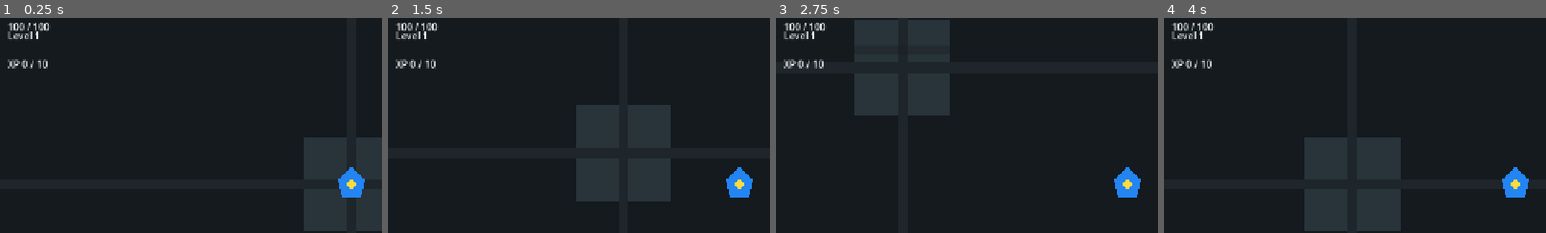
Above: before the commit, frames 1-4 (left to right).
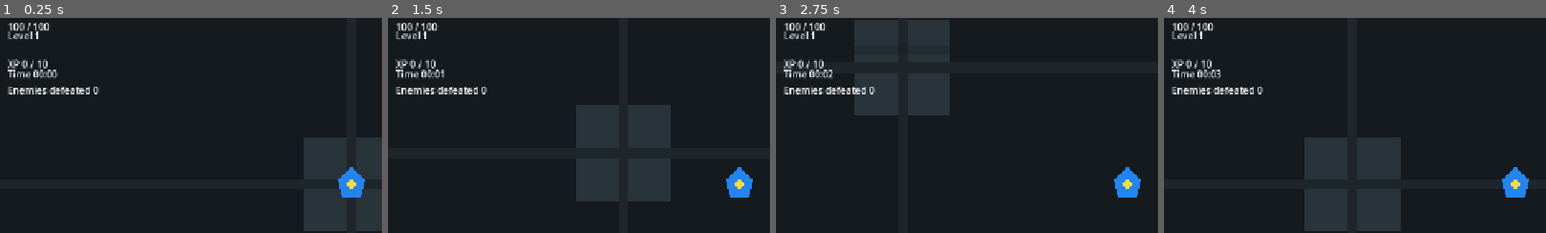
Above: after the commit, the same moments.

Repository: StanisRyz/SuperHeroes
Game: Godot game, scene res://scenes/main/Main.tscn
Same seed, same stepped clock (60 frames per second), same inputs: the game is played once before the commit and once after it.
Inputs:
- Up to frame 1 (0.25 s): no input
- Up to frame 2 (1.5 s): tap Enter at 0.5 s; hold D (move_right) 0.53-1.28 s; hold S (move_down) from 1.28 s (still down)
- Up to frame 3 (2.75 s): release S (move_down) at 2.03 s; hold D (move_right) from 2.03 s (still down)
- Up to frame 4 (4 s): release D (move_right) at 2.78 s; hold W (move_up) 2.78-3.53 s; hold Left (move_left) from 3.53 s (still down)
The pictures show only the part of the screen within x 4-54%, y 11-61%; the shares and areas given below are measured in that part.

The runs differ from the first frame. In frame 1, 1.0% of the frame differs, in the area x 2-26%, y 24-36%; in frame 2, 0.9%; in frame 3, 0.9%; in frame 4, 1.0%.

Commit message:
Add run state and game over flow.
Adds RunManager, run timer, kill counter, player death handling, GameOverScreen, and restart flow for the current run. Wires enemy kills into run stats and updates the HUD, README.md, and Agents.md while keeping the patch focused on run lifecycle without adding saves, meta-progression, Yandex SDK, monetization, active abilities, or mobile controls.

Diff:
--- a/scenes/enemies/EnemySpawner.gd
+++ b/scenes/enemies/EnemySpawner.gd
@@ -13,6 +13,7 @@
 var playable_rect: Rect2
 var enemy_container: Node
 var pickup_container: Node
+var run_manager: Node
 
 @onready var spawn_timer: Timer = $SpawnTimer
 
@@ -22,11 +23,12 @@
 	spawn_timer.one_shot = false
 
 
-func setup(new_player: Node2D, new_playable_rect: Rect2, new_enemy_container: Node, new_pickup_container: Node = null) -> void:
+func setup(new_player: Node2D, new_playable_rect: Rect2, new_enemy_container: Node, new_pickup_container: Node = null, new_run_manager: Node = null) -> void:
 	player = new_player
 	playable_rect = new_playable_rect
 	enemy_container = new_enemy_container
 	pickup_container = new_pickup_container
+	run_manager = new_run_manager
 
 	spawn_timer.wait_time = spawn_interval
 	if _can_spawn():
@@ -65,6 +67,9 @@
 
 
 func _on_enemy_died(enemy: Node) -> void:
+	if run_manager != null and run_manager.has_method("register_enemy_kill"):
+		run_manager.register_enemy_kill()
+
 	if experience_gem_scene == null or not is_instance_valid(pickup_container):
 		return
 
@@ -84,6 +89,9 @@
 
 
 func _can_spawn() -> bool:
+	if run_manager != null and run_manager.get("is_run_active") == false:
+		return false
+
 	return enemy_scene != null and is_instance_valid(player) and is_instance_valid(enemy_container)
 
 
--- a/scenes/game/Arena.gd
+++ b/scenes/game/Arena.gd
@@ -7,9 +7,11 @@
 @onready var projectile_container: Node = get_node_or_null("ProjectileContainer")
 @onready var pickup_container: Node = get_node_or_null("PickupContainer")
 @onready var enemy_spawner: Node = get_node_or_null("EnemySpawner")
+@onready var run_manager: Node = get_node_or_null("RunManager")
 @onready var hud: Node = get_node_or_null("GameHUD")
 @onready var upgrade_manager: Node = get_node_or_null("UpgradeManager")
 @onready var level_up_screen: Node = get_node_or_null("LevelUpScreen")
+@onready var game_over_screen: Node = get_node_or_null("GameOverScreen")
 
 func _ready() -> void:
 	var playable_rect := get_playable_rect()
@@ -31,12 +33,13 @@
 	if hud == null:
 		push_warning("Arena could not find GameHUD node.")
 	elif hud.has_method("setup"):
-		hud.setup(player)
+		hud.setup(player, run_manager)
 	else:
-		push_warning("GameHUD does not implement setup(player).")
+		push_warning("GameHUD does not implement setup(player, run_manager).")
 
 	var auto_attack := player.get_node_or_null("AutoAttack")
 	_setup_level_up_flow(auto_attack)
+	_setup_run_lifecycle()
 
 	if projectile_container == null:
 		push_warning("Arena could not find ProjectileContainer node.")
@@ -54,9 +57,9 @@
 	elif enemy_spawner == null:
 		push_warning("Arena could not find EnemySpawner node.")
 	elif enemy_spawner.has_method("setup"):
-		enemy_spawner.setup(player, playable_rect, enemy_container, pickup_container)
+		enemy_spawner.setup(player, playable_rect, enemy_container, pickup_container, run_manager)
 	else:
-		push_warning("EnemySpawner does not implement setup(player, playable_rect, enemy_container, pickup_container).")
+		push_warning("EnemySpawner does not implement setup(player, playable_rect, enemy_container, pickup_container, run_manager).")
 
 
 func get_playable_rect() -> Rect2:
@@ -81,6 +84,9 @@
 
 
 func _on_player_level_up_available(_level: int) -> void:
+	if _is_player_dead() or _is_game_over_visible():
+		return
+
 	if upgrade_manager == null or level_up_screen == null:
 		push_warning("Level-up flow is missing UpgradeManager or LevelUpScreen.")
 		return
@@ -94,9 +100,57 @@
 
 
 func _on_upgrade_selected(upgrade_id: String) -> void:
+	if _is_player_dead() or _is_game_over_visible():
+		return
+
 	if upgrade_manager != null and upgrade_manager.has_method("apply_upgrade"):
 		upgrade_manager.apply_upgrade(upgrade_id)
 	else:
 		push_warning("UpgradeManager cannot apply selected upgrade.")
 
 	get_tree().paused = false
+
+
+func _setup_run_lifecycle() -> void:
+	if player.has_signal("died") and not player.died.is_connected(_on_player_died):
+		player.died.connect(_on_player_died)
+
+	if run_manager == null:
+		push_warning("Arena could not find RunManager node.")
+
+	if game_over_screen == null:
+		push_warning("Arena could not find GameOverScreen node.")
+	elif game_over_screen.has_signal("restart_requested") and not game_over_screen.restart_requested.is_connected(_on_restart_requested):
+		game_over_screen.restart_requested.connect(_on_restart_requested)
+
+
+func _on_player_died() -> void:
+	var stats := {}
+	if run_manager != null and run_manager.has_method("end_run"):
+		run_manager.end_run()
+	if run_manager != null and run_manager.has_method("get_stats"):
+		stats = run_manager.get_stats()
+
+	stats["level"] = int(player.get("level")) if player.get("level") != null else 1
+
+	if level_up_screen != null:
+		level_up_screen.hide()
+
+	get_tree().paused = true
+	if game_over_screen != null and game_over_screen.has_method("show_stats"):
+		game_over_screen.show_stats(stats)
+	else:
+		push_warning("GameOverScreen does not implement show_stats(stats).")
+
+
+func _on_restart_requested() -> void:
+	get_tree().paused = false
+	get_tree().reload_current_scene()
+
+
+func _is_player_dead() -> bool:
+	return player != null and player.has_method("is_dead") and player.is_dead()
+
+
+func _is_game_over_visible() -> bool:
+	return game_over_screen != null and game_over_screen.visible
--- a/scenes/game/Arena.tscn
+++ b/scenes/game/Arena.tscn
@@ -6,6 +6,8 @@
 [ext_resource type="PackedScene" path="res://scenes/ui/GameHUD.tscn" id="3_game_hud"]
 [ext_resource type="PackedScene" path="res://scenes/upgrades/UpgradeManager.tscn" id="4_upgrade_manager"]
 [ext_resource type="PackedScene" path="res://scenes/ui/LevelUpScreen.tscn" id="5_level_up_screen"]
+[ext_resource type="PackedScene" path="res://scenes/game/RunManager.tscn" id="6_run_manager"]
+[ext_resource type="PackedScene" path="res://scenes/ui/GameOverScreen.tscn" id="7_game_over_screen"]
 
 [node name="Arena" type="Node2D"]
 script = ExtResource("1_arena_script")
@@ -36,8 +38,12 @@
 
 [node name="EnemySpawner" parent="." instance=ExtResource("2_enemy_spawner")]
 
+[node name="RunManager" parent="." instance=ExtResource("6_run_manager")]
+
 [node name="GameHUD" parent="." instance=ExtResource("3_game_hud")]
 
 [node name="UpgradeManager" parent="." instance=ExtResource("4_upgrade_manager")]
 
 [node name="LevelUpScreen" parent="." instance=ExtResource("5_level_up_screen")]
+
+[node name="GameOverScreen" parent="." instance=ExtResource("7_game_over_screen")]
--- /dev/null
+++ b/scenes/game/RunManager.gd
@@ -0,0 +1,51 @@
+extends Node
+
+signal run_time_changed(seconds: float)
+signal kill_count_changed(kills: int)
+signal run_ended(stats: Dictionary)
+
+var run_time: float = 0.0
+var kill_count: int = 0
+var is_run_active: bool = true
+
+var _time_emit_accumulator := 0.0
+
+func _ready() -> void:
+	process_mode = Node.PROCESS_MODE_PAUSABLE
+	run_time_changed.emit(run_time)
+	kill_count_changed.emit(kill_count)
+
+
+func _process(delta: float) -> void:
+	if not is_run_active:
+		return
+
+	run_time += delta
+	_time_emit_accumulator += delta
+	if _time_emit_accumulator >= 0.25:
+		_time_emit_accumulator = 0.0
+		run_time_changed.emit(run_time)
+
+
+func register_enemy_kill() -> void:
+	if not is_run_active:
+		return
+
+	kill_count += 1
+	kill_count_changed.emit(kill_count)
+
+
+func end_run() -> void:
+	if not is_run_active:
+		return
+
+	is_run_active = false
+	run_time_changed.emit(run_time)
+	run_ended.emit(get_stats())
+
+
+func get_stats() -> Dictionary:
+	return {
+		"run_time": run_time,
+		"kill_count": kill_count,
+	}
--- /dev/null
+++ b/scenes/game/RunManager.tscn
@@ -0,0 +1,6 @@
+[gd_scene load_steps=2 format=3 uid="uid://run_manager_scene_superheroes"]
+
+[ext_resource type="Script" path="res://scenes/game/RunManager.gd" id="1_run_manager_script"]
+
+[node name="RunManager" type="Node"]
+script = ExtResource("1_run_manager_script")
--- a/scenes/player/Player.gd
+++ b/scenes/player/Player.gd
@@ -26,6 +26,10 @@
 
 
 func _physics_process(_delta: float) -> void:
+	if is_dead():
+		velocity = Vector2.ZERO
+		return
+
 	var direction := Input.get_vector("move_left", "move_right", "move_up", "move_down")
 	velocity = direction * speed
 	move_and_slide()
--- a/scenes/player/PlayerAutoAttack.gd
+++ b/scenes/player/PlayerAutoAttack.gd
@@ -35,6 +35,8 @@
 		return
 
 	if owner_body == null:
+		return
+	if owner_body.has_method("is_dead") and owner_body.is_dead():
 		return
 
 	var enemy := _find_nearest_enemy()
--- a/scenes/ui/GameHUD.gd
+++ b/scenes/ui/GameHUD.gd
@@ -7,8 +7,10 @@
 @onready var experience_bar: ProgressBar = get_node_or_null("Root/ExperiencePanel/ExperienceBar")
 @onready var experience_title: Label = get_node_or_null("Root/ExperiencePanel/ExperienceTitle")
 @onready var experience_label: Label = get_node_or_null("Root/ExperiencePanel/ExperienceLabel")
+@onready var run_time_label: Label = get_node_or_null("Root/RunPanel/RunTimeLabel")
+@onready var kill_count_label: Label = get_node_or_null("Root/RunPanel/KillCountLabel")
 
-func setup(new_player: Node) -> void:
+func setup(new_player: Node, run_manager: Node = null) -> void:
 	player = new_player
 
 	if player == null:
@@ -37,6 +39,8 @@
 	if player.has_signal("experience_changed") and not player.experience_changed.is_connected(_update_player_experience):
 		player.experience_changed.connect(_update_player_experience)
 
+	_setup_run_manager(run_manager)
+
 
 func _update_player_health(current_health: int, max_health: int) -> void:
 	if health_bar != null:
@@ -57,3 +61,37 @@
 
 	if experience_label != null:
 		experience_label.text = "XP %d / %d" % [current_xp, xp_to_next_level]
+
+
+func _setup_run_manager(run_manager: Node) -> void:
+	if run_manager == null:
+		_update_run_time(0.0)
+		_update_kill_count(0)
+		return
+
+	var run_time = run_manager.get("run_time")
+	var kill_count = run_manager.get("kill_count")
+	_update_run_time(float(run_time) if run_time != null else 0.0)
+	_update_kill_count(int(kill_count) if kill_count != null else 0)
+
+	if run_manager.has_signal("run_time_changed") and not run_manager.run_time_changed.is_connected(_update_run_time):
+		run_manager.run_time_changed.connect(_update_run_time)
+	if run_manager.has_signal("kill_count_changed") and not run_manager.kill_count_changed.is_connected(_update_kill_count):
+		run_manager.kill_count_changed.connect(_update_kill_count)
+
+
+func _update_run_time(seconds: float) -> void:
+	if run_time_label != null:
+		run_time_label.text = "Time %s" % _format_time(seconds)
+
+
+func _update_kill_count(kills: int) -> void:
+	if kill_count_label != null:
+		kill_count_label.text = "Enemies defeated %d" % kills
+
+
+func _format_time(seconds: float) -> String:
+	var total_seconds := int(floor(seconds))
+	var minutes := total_seconds / 60
+	var remaining_seconds := total_seconds % 60
+	return "%02d:%02d" % [minutes, remaining_seconds]
--- a/scenes/ui/GameHUD.tscn
+++ b/scenes/ui/GameHUD.tscn
@@ -52,3 +52,18 @@
 [node name="ExperienceLabel" type="Label" parent="Root/ExperiencePanel"]
 layout_mode = 2
 text = "XP 0 / 10"
+
+[node name="RunPanel" type="VBoxContainer" parent="Root"]
+layout_mode = 0
+offset_left = 64.0
+offset_top = 164.0
+offset_right = 344.0
+offset_bottom = 218.0
+
+[node name="RunTimeLabel" type="Label" parent="Root/RunPanel"]
+layout_mode = 2
+text = "Time 00:00"
+
+[node name="KillCountLabel" type="Label" parent="Root/RunPanel"]
+layout_mode = 2
+text = "Enemies defeated 0"
--- /dev/null
+++ b/scenes/ui/GameOverScreen.gd
@@ -0,0 +1,45 @@
+extends CanvasLayer
+
+signal restart_requested
+
+@onready var time_label: Label = get_node_or_null("Root/Panel/VBoxContainer/TimeLabel")
+@onready var kills_label: Label = get_node_or_null("Root/Panel/VBoxContainer/KillsLabel")
+@onready var level_label: Label = get_node_or_null("Root/Panel/VBoxContainer/LevelLabel")
+@onready var restart_button: Button = get_node_or_null("Root/Panel/VBoxContainer/RestartButton")
+
+func _ready() -> void:
+	process_mode = Node.PROCESS_MODE_WHEN_PAUSED
+	hide()
+
+	if restart_button == null:
+		push_warning("GameOverScreen could not find RestartButton.")
+	elif not restart_button.pressed.is_connected(_on_restart_button_pressed):
+		restart_button.pressed.connect(_on_restart_button_pressed)
+
+
+func show_stats(stats: Dictionary) -> void:
+	var run_time := float(stats.get("run_time", 0.0))
+	var kill_count := int(stats.get("kill_count", 0))
+	var level := int(stats.get("level", 1))
+
+	if time_label != null:
+		time_label.text = "Time: %s" % _format_time(run_time)
+	if kills_label != null:
+		kills_label.text = "Enemies defeated: %d" % kill_count
+	if level_label != null:
+		level_label.text = "Level reached: %d" % level
+
+	show()
+	if restart_button != null:
+		restart_button.grab_focus()
+
+
+func _format_time(seconds: float) -> String:
+	var total_seconds := int(floor(seconds))
+	var minutes := total_seconds / 60
+	var remaining_seconds := total_seconds % 60
+	return "%02d:%02d" % [minutes, remaining_seconds]
+
+
+func _on_restart_button_pressed() -> void:
+	restart_requested.emit()
--- /dev/null
+++ b/scenes/ui/GameOverScreen.tscn
@@ -0,0 +1,67 @@
+[gd_scene load_steps=2 format=3 uid="uid://game_over_screen_scene_superheroes"]
+
+[ext_resource type="Script" path="res://scenes/ui/GameOverScreen.gd" id="1_game_over_screen_script"]
+
+[node name="GameOverScreen" type="CanvasLayer"]
+process_mode = 3
+visible = false
+script = ExtResource("1_game_over_screen_script")
+
+[node name="Root" type="Control" parent="."]
+layout_mode = 3
+anchors_preset = 15
+anchor_right = 1.0
+anchor_bottom = 1.0
+grow_horizontal = 2
+grow_vertical = 2
+
+[node name="Overlay" type="ColorRect" parent="Root"]
+layout_mode = 1
+anchors_preset = 15
+anchor_right = 1.0
+anchor_bottom = 1.0
+grow_horizontal = 2
+grow_vertical = 2
+color = Color(0, 0, 0, 0.68)
+
+[node name="Panel" type="PanelContainer" parent="Root"]
+layout_mode = 1
+anchors_preset = 8
+anchor_left = 0.5
+anchor_top = 0.5
+anchor_right = 0.5
+anchor_bottom = 0.5
+offset_left = -260.0
+offset_top = -150.0
+offset_right = 260.0
+offset_bottom = 150.0
+grow_horizontal = 2
+grow_vertical = 2
+
+[node name="VBoxContainer" type="VBoxContainer" parent="Root/Panel"]
+layout_mode = 2
+
+[node name="Title" type="Label" parent="Root/Panel/VBoxContainer"]
+layout_mode = 2
+text = "RUN OVER"
+horizontal_alignment = 1
+
+[node name="TimeLabel" type="Label" parent="Root/Panel/VBoxContainer"]
+layout_mode = 2
+text = "Time: 00:00"
+horizontal_alignment = 1
+
+[node name="KillsLabel" type="Label" parent="Root/Panel/VBoxContainer"]
+layout_mode = 2
+text = "Enemies defeated: 0"
+horizontal_alignment = 1
+
+[node name="LevelLabel" type="Label" parent="Root/Panel/VBoxContainer"]
+layout_mode = 2
+text = "Level reached: 1"
+horizontal_alignment = 1
+
+[node name="RestartButton" type="Button" parent="Root/Panel/VBoxContainer"]
+custom_minimum_size = Vector2(420, 56)
+layout_mode = 2
+text = "Restart Run"
Not shown: 1 places in scenes/game/Arena.tscn that only renumber resources
Not shown, added: scenes/game/RunManager.gd.uid
Not shown, added: scenes/ui/GameOverScreen.gd.uid
Not shown, changed: Agents.md
Not shown, changed: README.md
